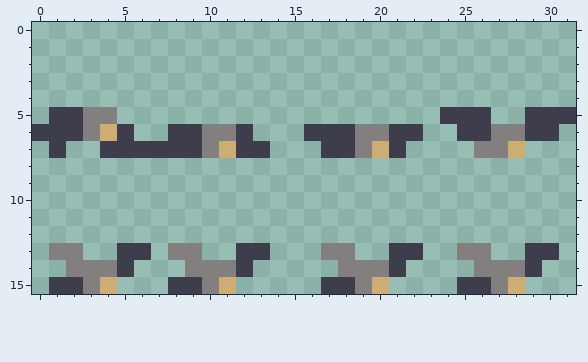
Two versions of one pixel-art sprite, resources/craw.png. Above, as it was before the edit.
The file is 32x16 pixels.
Once edited:
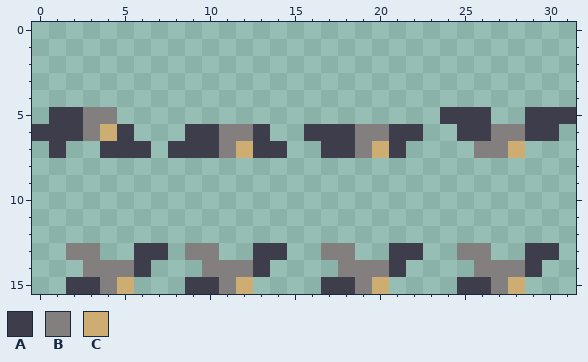
Palette (. is transparent): A #3e3d4c  B #847f7f  C #cead73
Author's note on the commit: started to add craws
Difference:
y 6: x 8 A -> .; x 10 B -> A; x 12..13 A. -> BA
y 7: x 7 A -> .; x 10..12 BCA -> ABC; x 14 . -> A
y 13: x 1 B -> .; x 3 . -> B; x 5 A -> .; x 7..8 .B -> A.; x 10 . -> B; x 12 A -> .; x 14 . -> A
y 14: x 2 B -> .; x 5..6 A. -> BA; x 9 B -> .; x 12..13 A. -> BA
y 15: x 1 A -> .; x 3..5 BC. -> ABC; x 8 A -> .; x 10..12 BC. -> ABC
Changed places in both pictures, as pixel boxes (x1, y1, x2, y2):
changed: (151, 124, 287, 158)
changed: (49, 243, 287, 294)
